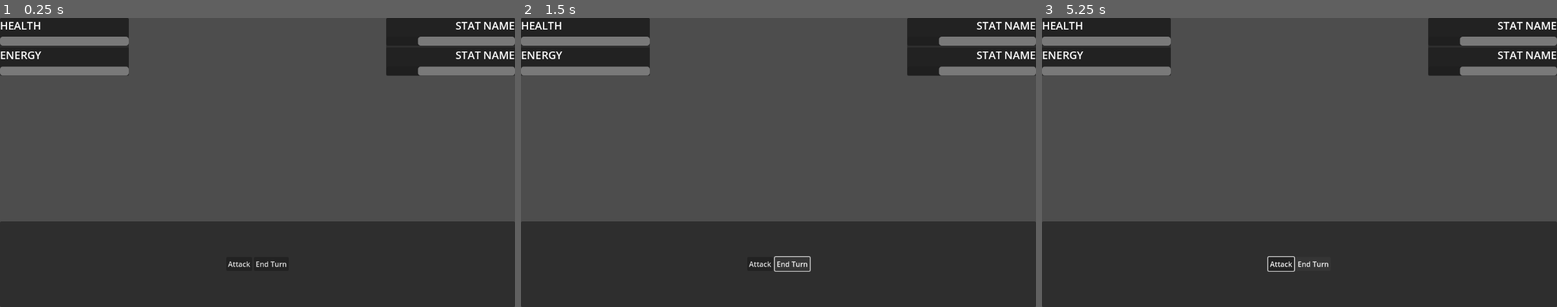
Above: before the commit, frames 1-3 (left to right).
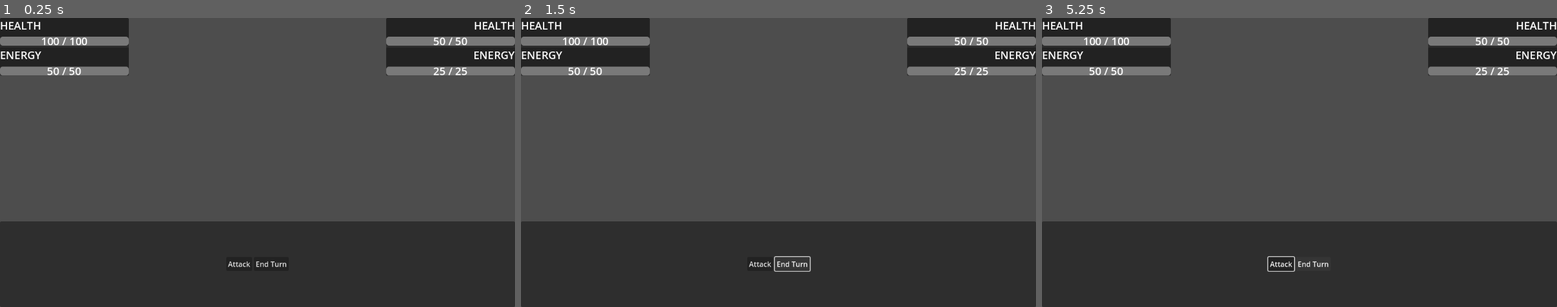
Above: after the commit, the same moments.

Repository: dkomnen/game_resources_mega_repo
Game: Godot game, scene res://templates/turn_based_battle/turn_based_battle.tscn
Two runs of this game, one before a commit and one after it. Both use one fixed random seed, a clock stepped at 60 frames per second and the inputs below. This scene is started directly instead of the project's main scene.
Inputs:
- Up to frame 1 (0.25 s): no input
- Up to frame 2 (1.5 s): click "Attack" at 0.5 s; click "End Turn" at 1.25 s
- Up to frame 3 (5.25 s): tap Enter (ui_accept) at 2, 2.27, 2.75, 3.02, 3.5, 4.25, 4.52, 5 s; hold Right (ui_right) 2.03-2.78 s; hold Down (ui_down) 2.78-3.53 s; hold Right (ui_right) 3.53-4.28 s; hold Up (ui_up) 4.28-5.03 s; hold Left (ui_left) from 5.03 s (still down)

The runs differ from the first frame. In frame 1, 1.1% of the frame differs, in the area x 8-100%, y 1-21%; in frame 2, 1.1%; in frame 3, 1.1%.

Commit message:
enemy stats, progress labels

Diff:
--- a/templates_project/templates/ui_elements/turn_based_battle_screen/character_stats_panel.gd
+++ b/templates_project/templates/ui_elements/turn_based_battle_screen/character_stats_panel.gd
@@ -13,9 +13,11 @@
 
 		var label: Label = stat_panel.get_node("Label")
 		var progress_bar: ProgressBar = stat_panel.get_node("ProgressBar")
+		var progress_label: Label = progress_bar.get_node("Label")
 
 		label.set_text(stat)
 		progress_bar.set_max(stats_dict[stat])
 		progress_bar.set_value(progress_bar.get_max())
+		progress_label.set_text(str(progress_bar.get_value()) + " / " + str(progress_bar.get_max()))
 
 		$VBoxContainer.add_child(stat_panel)
--- a/templates_project/templates/ui_elements/turn_based_battle_screen/stat_panel.tscn
+++ b/templates_project/templates/ui_elements/turn_based_battle_screen/stat_panel.tscn
@@ -1,6 +1,10 @@
-[gd_scene load_steps=2 format=3 uid="uid://b7pkul5i37em7"]
+[gd_scene load_steps=3 format=3 uid="uid://b7pkul5i37em7"]
 
 [sub_resource type="LabelSettings" id="LabelSettings_4er1o"]
+font_size = 24
+
+[sub_resource type="LabelSettings" id="LabelSettings_jfrou"]
+line_spacing = 0.0
 font_size = 24
 
 [node name="StatPanel" type="PanelContainer"]
@@ -25,3 +29,15 @@
 max_value = 1.0
 value = 0.75
 show_percentage = false
+
+[node name="Label" type="Label" parent="ProgressBar"]
+layout_mode = 1
+anchors_preset = -1
+anchor_right = 1.0
+anchor_bottom = 1.0
+grow_horizontal = 2
+grow_vertical = 2
+text = "999 / 999"
+label_settings = SubResource("LabelSettings_jfrou")
+horizontal_alignment = 1
+metadata/_edit_use_anchors_ = true
--- a/templates_project/templates/ui_elements/turn_based_battle_screen/turn_based_ui.gd
+++ b/templates_project/templates/ui_elements/turn_based_battle_screen/turn_based_ui.gd
@@ -23,5 +23,6 @@
 		var player_stats = player.get_meta('Stats')
 		player_stats_panel.set_stats(player_stats)
 
-	# if enemy is Node:
-	# 	enemy_stats_panel.set_stats(enemy.get_meta('Stats'))
+	if enemy is Node:
+		var enemy_stats = enemy.get_meta('Stats')
+		enemy_stats_panel.set_stats(enemy_stats)
Not shown: 2 places in templates_project/templates/turn_based_battle/turn_based_battle.tscn that only renumber resources
